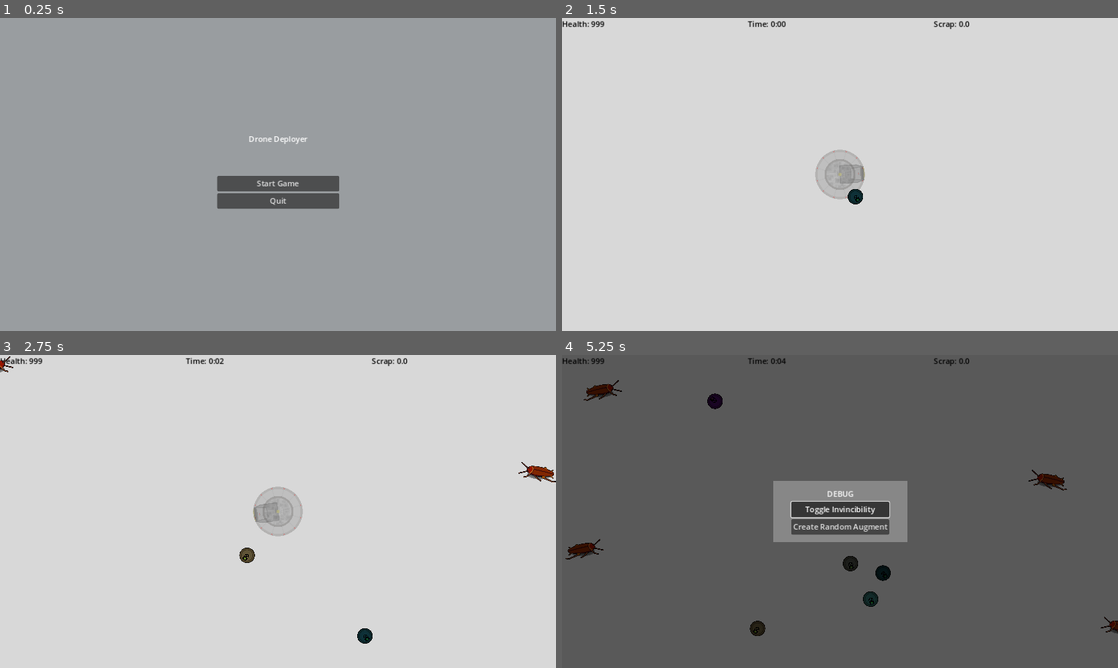
Above: before the commit, frames 1-4 (two rows, left to right).
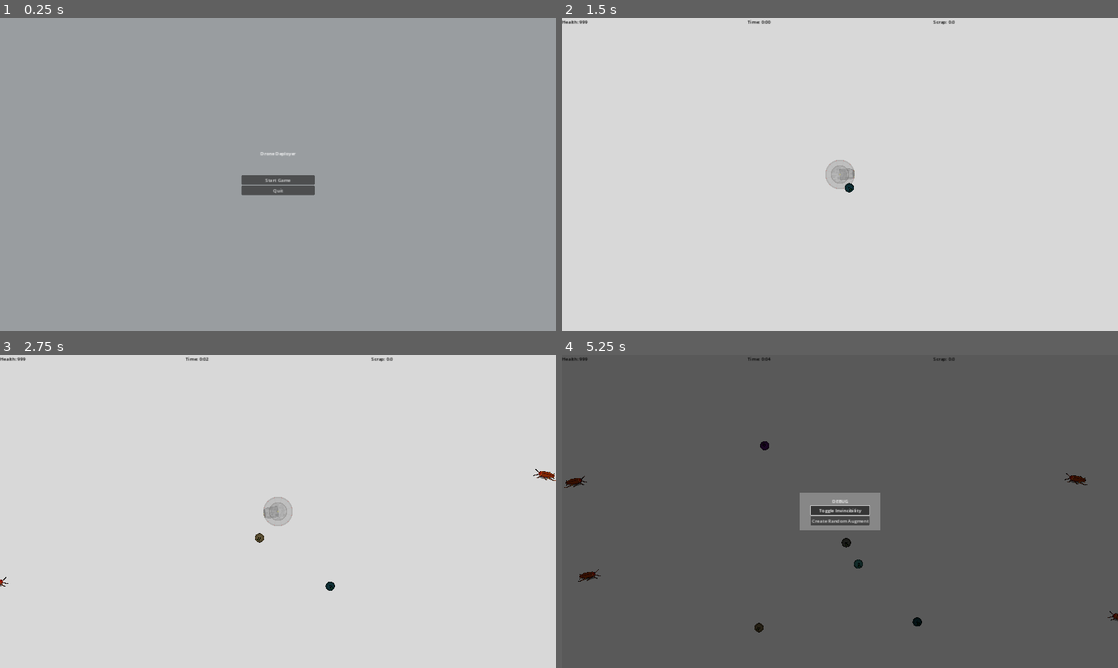
Above: after the commit, the same moments.

Repository: PlainOldNoah/DroneDeployer
Game: Godot game, scene res://main/main.tscn
The game is run twice, just before and just after one commit, with the same random seed, the same clock (stepped at 60 frames per second) and the same inputs.
Inputs (mouse positions are in pixels of both pictures, inside the frame that each line leads up to):
- Up to frame 1 (0.25 s): no input
- Up to frame 2 (1.5 s): click "Start Game" at 0.5 s; tap Enter at 1.25 s; move the mouse to (962, 158) at 1.27 s; press the mouse at (962, 158) at 1.28 s
- Up to frame 3 (2.75 s): move the mouse to (166, 527) at 2.02 s; release the mouse at (166, 527) at 2.03 s; click (166, 527) at 2.1 s
- Up to frame 4 (5.25 s): move the mouse to (895, 442) at 2.77 s; press the mouse at (895, 442) at 2.78 s; move the mouse to (812, 574) at 3.52 s; release the mouse at (812, 574) at 3.53 s; click (812, 574) at 3.6 s; move the mouse to (1006, 558) at 4.27 s; press the mouse at (1006, 558) at 4.28 s; tap ` (toggle_debug_menu) at 4.9 s; release the mouse at (1006, 558) at 5 s; click "Toggle Invincibility" at 5 s

The runs differ from the first frame. In frame 1, 1.8% of the frame differs, in the area x 39-61%, y 37-61%; in frame 2, 1.2%; in frame 3, 1.6%; in frame 4, 5.4%, in the area x 0-100%, y 0-90%.

Commit message:
Created fabricator menu and connected it to menu manager

Diff:
--- a/Drone Deployer/drone_core/drone.gd
+++ b/Drone Deployer/drone_core/drone.gd
@@ -1,5 +1,7 @@
 class_name Drone
 extends CharacterBody2D
+
+## Deployable object that can defeat enemies and pick up items
 
 signal state_changed(drone:Drone, new_state:int)
 signal stats_updated(drone:Drone)
--- a/Drone Deployer/drone_mods/augment_factory.gd
+++ b/Drone Deployer/drone_mods/augment_factory.gd
@@ -3,6 +3,7 @@
 ## Singleton script that handles creation of all augments
 
 ## Emitted when a new augment is created
+## [br]hanger_menu.gd recieves this signal and adds the augment to itself
 signal augment_created(augment:Augment)
 
 ## Reference path to augment scene
--- /dev/null
+++ b/Drone Deployer/fabricator.gd
@@ -0,0 +1,41 @@
+extends Control
+
+## Spend scrap to create augments and upgrades for [Drone]
+
+@onready var ddcc_options := %DDCCOptions
+@onready var augment_options := %AugmentsOptions
+@onready var upgrade_options := %UpgradesOptions
+
+## The different available crafting options
+enum CRAFT_CATEGORIES {DDCC, AUGMENT, UPGRADE}
+## The currently selected crafting category
+var craft_category:CRAFT_CATEGORIES:
+	set(new_category):
+		if craft_category != new_category:
+			craft_category = new_category
+			change_craft_option_tab(new_category)
+
+
+## Shows and hides the different craft option categories
+func change_craft_option_tab(new_category:CRAFT_CATEGORIES):
+	ddcc_options.hide()
+	augment_options.hide()
+	upgrade_options.hide()
+
+	match new_category:
+		CRAFT_CATEGORIES.DDCC:
+			ddcc_options.show()
+		CRAFT_CATEGORIES.AUGMENT:
+			augment_options.show()
+		CRAFT_CATEGORIES.UPGRADE:
+			upgrade_options.show()
+
+
+## Emitted when any of the craft option buttons are pressed
+func _on_craft_category_btn_pressed(new_category:CRAFT_CATEGORIES):
+	craft_category = new_category
+
+
+## Create a random augment
+func _on_random_augment_pressed():
+	AugmentFactory.create_rand_augment()
--- /dev/null
+++ b/Drone Deployer/fabricator.tscn
@@ -0,0 +1,148 @@
+[gd_scene load_steps=4 format=3 uid="uid://drwaaowngfdge"]
+
+[ext_resource type="PackedScene" uid="uid://cwwp6l365mm0f" path="res://ui/menus/base_menu.tscn" id="1_o3d01"]
+[ext_resource type="Script" path="res://fabricator.gd" id="2_a8nwd"]
+
+[sub_resource type="ButtonGroup" id="ButtonGroup_ekmhj"]
+
+[node name="Fabricator" instance=ExtResource("1_o3d01")]
+size_flags_horizontal = 3
+size_flags_vertical = 3
+script = ExtResource("2_a8nwd")
+
+[node name="VBoxContainer" type="VBoxContainer" parent="." index="1"]
+layout_mode = 1
+anchors_preset = 15
+anchor_right = 1.0
+anchor_bottom = 1.0
+grow_horizontal = 2
+grow_vertical = 2
+
+[node name="HeaderLabels" type="HBoxContainer" parent="VBoxContainer" index="0"]
+layout_mode = 2
+
+[node name="ScrapAmount" type="Label" parent="VBoxContainer/HeaderLabels" index="0"]
+layout_mode = 2
+size_flags_horizontal = 3
+text = "Scrap: 000000"
+
+[node name="NamePlate" type="Label" parent="VBoxContainer/HeaderLabels" index="1"]
+layout_mode = 2
+size_flags_horizontal = 3
+text = "DDCC Fabricator"
+horizontal_alignment = 2
+
+[node name="CraftOptionsBtn" type="HBoxContainer" parent="VBoxContainer" index="1"]
+layout_mode = 2
+
+[node name="DDCCBtn" type="Button" parent="VBoxContainer/CraftOptionsBtn" index="0"]
+layout_mode = 2
+size_flags_horizontal = 3
+toggle_mode = true
+button_group = SubResource("ButtonGroup_ekmhj")
+text = "DDCC"
+
+[node name="AugmentsBtn" type="Button" parent="VBoxContainer/CraftOptionsBtn" index="1"]
+layout_mode = 2
+size_flags_horizontal = 3
+toggle_mode = true
+button_group = SubResource("ButtonGroup_ekmhj")
+text = "Augments"
+
+[node name="UpgradesBtn" type="Button" parent="VBoxContainer/CraftOptionsBtn" index="2"]
+layout_mode = 2
+size_flags_horizontal = 3
+toggle_mode = true
+button_group = SubResource("ButtonGroup_ekmhj")
+text = "Upgrades"
+
+[node name="CraftOptions" type="Control" parent="VBoxContainer" index="2"]
+layout_mode = 2
+size_flags_vertical = 3
+
+[node name="DDCCOptions" type="GridContainer" parent="VBoxContainer/CraftOptions" index="0"]
+unique_name_in_owner = true
+visible = false
+layout_mode = 1
+anchors_preset = 15
+anchor_right = 1.0
+anchor_bottom = 1.0
+grow_horizontal = 2
+grow_vertical = 2
+
+[node name="Button" type="Button" parent="VBoxContainer/CraftOptions/DDCCOptions" index="0"]
+layout_mode = 2
+size_flags_horizontal = 3
+size_flags_vertical = 3
+text = "DDCC: NULL"
+
+[node name="AugmentsOptions" type="GridContainer" parent="VBoxContainer/CraftOptions" index="1"]
+unique_name_in_owner = true
+layout_mode = 1
+anchors_preset = 15
+anchor_right = 1.0
+anchor_bottom = 1.0
+grow_horizontal = 2
+grow_vertical = 2
+
+[node name="RandomAugment" type="Button" parent="VBoxContainer/CraftOptions/AugmentsOptions" index="0"]
+layout_mode = 2
+size_flags_horizontal = 3
+size_flags_vertical = 3
+text = "Random Augment"
+
+[node name="UpgradesOptions" type="GridContainer" parent="VBoxContainer/CraftOptions" index="2"]
+unique_name_in_owner = true
+visible = false
+layout_mode = 1
+anchors_preset = 15
+anchor_right = 1.0
+anchor_bottom = 1.0
+grow_horizontal = 2
+grow_vertical = 2
+
+[node name="Button3" type="Button" parent="VBoxContainer/CraftOptions/UpgradesOptions" index="0"]
+layout_mode = 2
+size_flags_horizontal = 3
+size_flags_vertical = 3
+text = "UPGRADE: NULL"
+
+[node name="CraftControls" type="HBoxContainer" parent="VBoxContainer" index="3"]
+layout_mode = 2
+size_flags_vertical = 3
+
+[node name="VBoxContainer" type="VBoxContainer" parent="VBoxContainer/CraftControls" index="0"]
+layout_mode = 2
+size_flags_horizontal = 3
+
+[node name="CalibrationLabel" type="Label" parent="VBoxContainer/CraftControls/VBoxContainer" index="0"]
+layout_mode = 2
+text = "Calibration: 100.00%"
+
+[node name="BonusScrapSlide" type="HSlider" parent="VBoxContainer/CraftControls/VBoxContainer" index="1"]
+layout_mode = 2
+
+[node name="AddToQueueBtn" type="Button" parent="VBoxContainer/CraftControls/VBoxContainer" index="2"]
+layout_mode = 2
+text = "Add to Queue"
+
+[node name="CraftingInfo" type="Label" parent="VBoxContainer/CraftControls" index="1"]
+layout_mode = 2
+size_flags_horizontal = 3
+size_flags_vertical = 1
+text = "T1: 50%
+T2: 30%
+T3: 15%
+T4: 5%
+
+Additional Info?"
+
+[node name="CraftQueue" type="HBoxContainer" parent="VBoxContainer" index="4"]
+visible = false
+layout_mode = 2
+size_flags_vertical = 3
+
+[connection signal="pressed" from="VBoxContainer/CraftOptionsBtn/DDCCBtn" to="." method="_on_craft_category_btn_pressed" binds= [0]]
+[connection signal="pressed" from="VBoxContainer/CraftOptionsBtn/AugmentsBtn" to="." method="_on_craft_category_btn_pressed" binds= [1]]
+[connection signal="pressed" from="VBoxContainer/CraftOptionsBtn/UpgradesBtn" to="." method="_on_craft_category_btn_pressed" binds= [2]]
+[connection signal="pressed" from="VBoxContainer/CraftOptions/AugmentsOptions/RandomAugment" to="." method="_on_random_augment_pressed"]
--- a/Drone Deployer/main/main.tscn
+++ b/Drone Deployer/main/main.tscn
@@ -8,6 +8,7 @@
 [ext_resource type="PackedScene" uid="uid://bb2jmpwphe15s" path="res://ui/menus/game_over_popup.tscn" id="5_1nhqk"]
 [ext_resource type="PackedScene" uid="uid://cj0tslt5wg010" path="res://ui/gameboard.tscn" id="5_uibrn"]
 [ext_resource type="PackedScene" uid="uid://cihk4xoa3wwe2" path="res://ui/menus/debug_menu.tscn" id="6_88qbp"]
+[ext_resource type="PackedScene" uid="uid://drwaaowngfdge" path="res://fabricator.tscn" id="8_3fxw0"]
 
 [node name="Main" type="Node"]
 script = ExtResource("1_sgwdy")
@@ -32,4 +33,6 @@
 [node name="DebugMenu" parent="MenuManager" instance=ExtResource("6_88qbp")]
 visible = false
 
+[node name="Fabricator" parent="MenuManager" instance=ExtResource("8_3fxw0")]
+
 [node name="Gameboard" parent="." instance=ExtResource("5_uibrn")]
--- a/Drone Deployer/project.godot
+++ b/Drone Deployer/project.godot
@@ -24,6 +24,8 @@
 
 [display]
 
+window/size/viewport_width=1920
+window/size/viewport_height=1080
 window/stretch/mode="canvas_items"
 
 [input]
@@ -52,6 +54,11 @@
 "events": [Object(InputEventKey,"resource_local_to_scene":false,"resource_name":"","device":-1,"window_id":0,"alt_pressed":false,"shift_pressed":false,"ctrl_pressed":false,"meta_pressed":false,"pressed":false,"keycode":0,"physical_keycode":82,"key_label":0,"unicode":114,"echo":false,"script":null)
 ]
 }
+toggle_fabricator_menu={
+"deadzone": 0.5,
+"events": [Object(InputEventKey,"resource_local_to_scene":false,"resource_name":"","device":-1,"window_id":0,"alt_pressed":false,"shift_pressed":false,"ctrl_pressed":false,"meta_pressed":false,"pressed":false,"keycode":0,"physical_keycode":70,"key_label":0,"unicode":102,"echo":false,"script":null)
+]
+}
 
 [layer_names]
 
--- a/Drone Deployer/ui/menus/menu_manager.gd
+++ b/Drone Deployer/ui/menus/menu_manager.gd
@@ -1,15 +1,18 @@
 extends CanvasLayer
 
-# Adding a Menu
-#	1. Add its path as an @onready
-#	2. Add its hotkey to the _input func
-#	3. Add its menu to request menu
+## Handles all menus and menu requests
+##
+## Adding a Menu
+##[br] 1. Add its path as an @onready
+##[br] 2. Add its hotkey to the _input func
+##[br] 3. Add its menu to request menu
 
 @onready var main_menu := $MainMenu
 @onready var hanger_menu := $HangerMenu
 @onready var pause_menu := $PausePopup
 @onready var game_over_menu := $GameOverPopup
 @onready var debug_menu := $DebugMenu
+@onready var fabricator_menu := $Fabricator
 
 @onready var menu_list:Dictionary = {
 	"none":{
@@ -39,6 +42,11 @@
 	},
 	"debug_menu":{
 		"scene":debug_menu,
+		"pause_gameplay":true,
+		"escapable":true,
+	},
+	"fabricator_menu":{
+		"scene":fabricator_menu,
 		"pause_gameplay":true,
 		"escapable":true,
 	},
@@ -79,6 +87,12 @@
 		else:
 			request_menu(menu_list.debug_menu)
 
+	elif event.is_action_pressed("toggle_fabricator_menu"):
+		if current_menu == menu_list.fabricator_menu:
+			request_menu(menu_list.none)
+		else:
+			request_menu(menu_list.fabricator_menu)
+
 
 # Handles the dismissing and summoning on menu items
 func request_menu(new_menu:Dictionary):
@@ -108,6 +122,10 @@
 			GameplayManager.toggle_pause(true)
 			menu_list.debug_menu["scene"].show()
 
+		menu_list.fabricator_menu:
+			GameplayManager.toggle_pause(true)
+			menu_list.fabricator_menu["scene"].show()
+
 		_:
 			print_debug("ERROR: invalid menu requested <", new_menu, ">")
 			printerr("ERROR: invalid menu requested <", new_menu, ">")
Not shown: 1 places in Drone Deployer/main/main.tscn that only renumber resources
